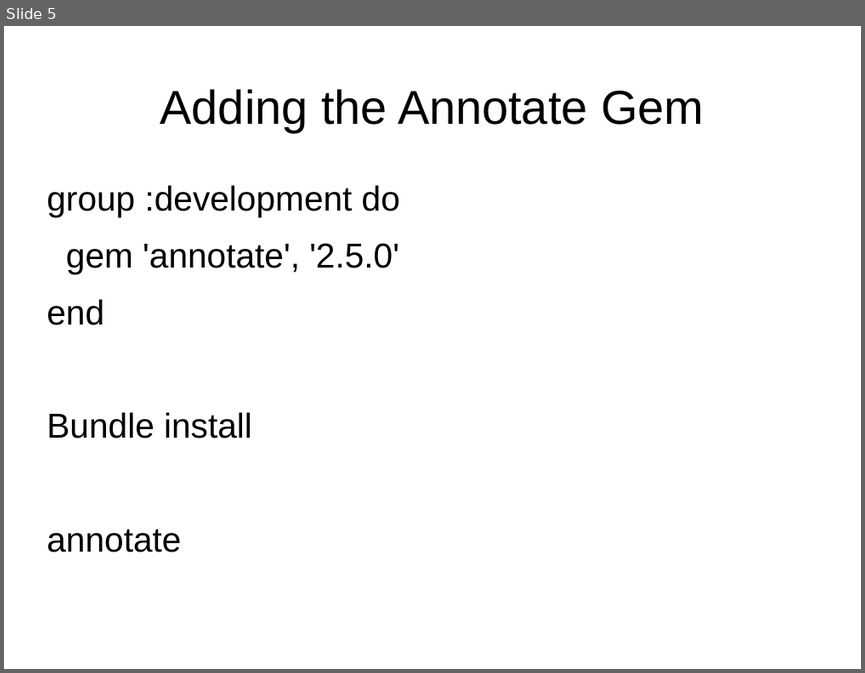
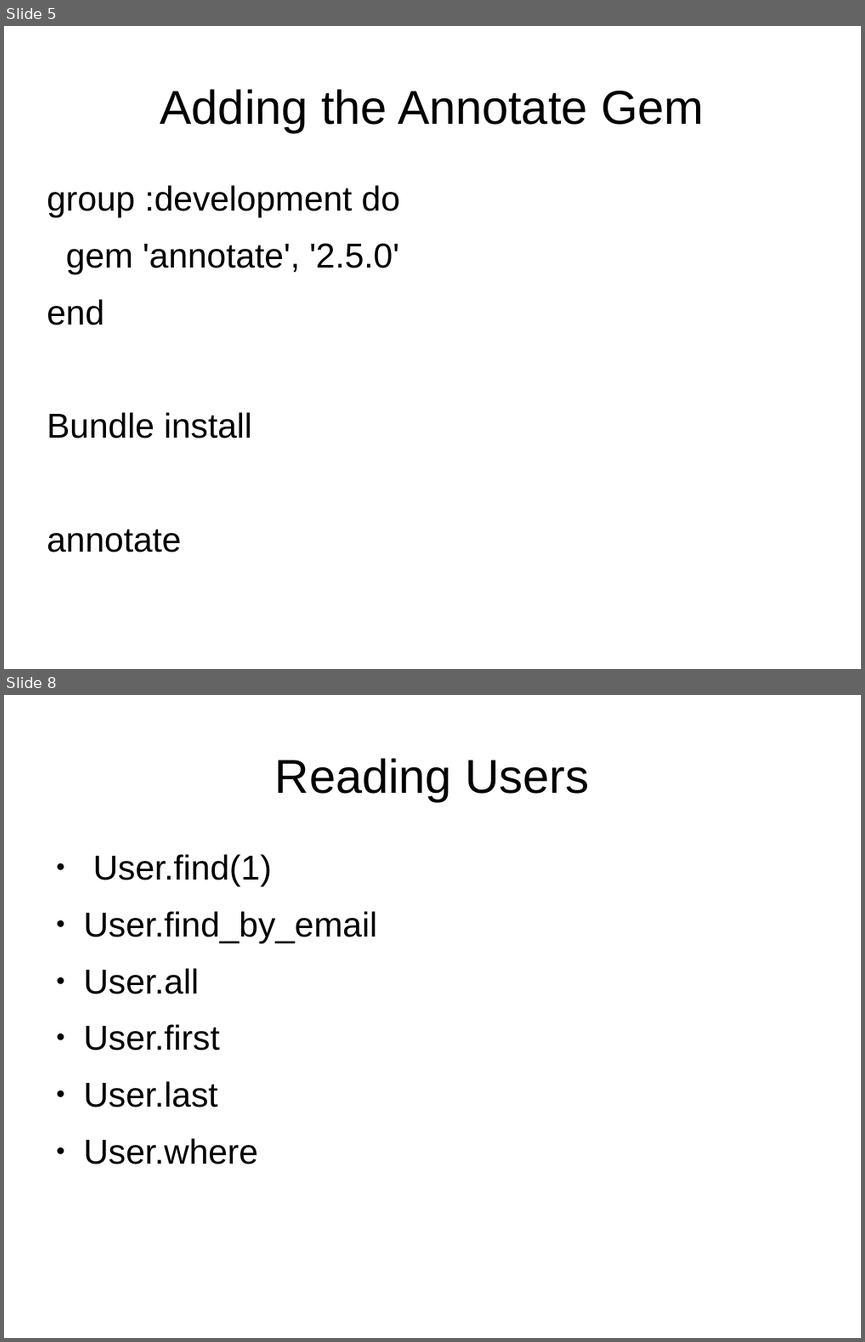
Before and after one commit to EmeraldCityProgrammingGroup/presentations-2013, a slide deck: ModelingUsers.odp. Shown one above the other, each under a label of ours: slide 5 before the commit, slides 5 and 8 after it; the slides between them are not shown. The pictures are 865x673 and 865x1342 pixels, drawn with LibreOffice and Linux fonts; fonts in the diff are those of the drawing. Boxes give left, top, right and bottom in pixels: in the first picture for what was removed or moved away, otherwise in the second. Text is boxed around its words. In the diff, an @@ line names an element or a change of style, - is before the commit and + after.

```diff
--- a/ModelingUsers.odp
+++ b/ModelingUsers.odp
@@ slide 8 added at [4, 695, 861, 1338], background #FFFFFF @@
@@ title added at [275, 758, 590, 801], 44 pt, text #000000 @@
+Reading Users
@@ text added at [84, 854, 377, 1164], 32 pt, text #000000 @@
+● User.find(1)
+● User.find_by_email
+● User.all
+● User.first
+● User.last
+● User.where
```
Also in this commit, not shown: 13 other slides added.
